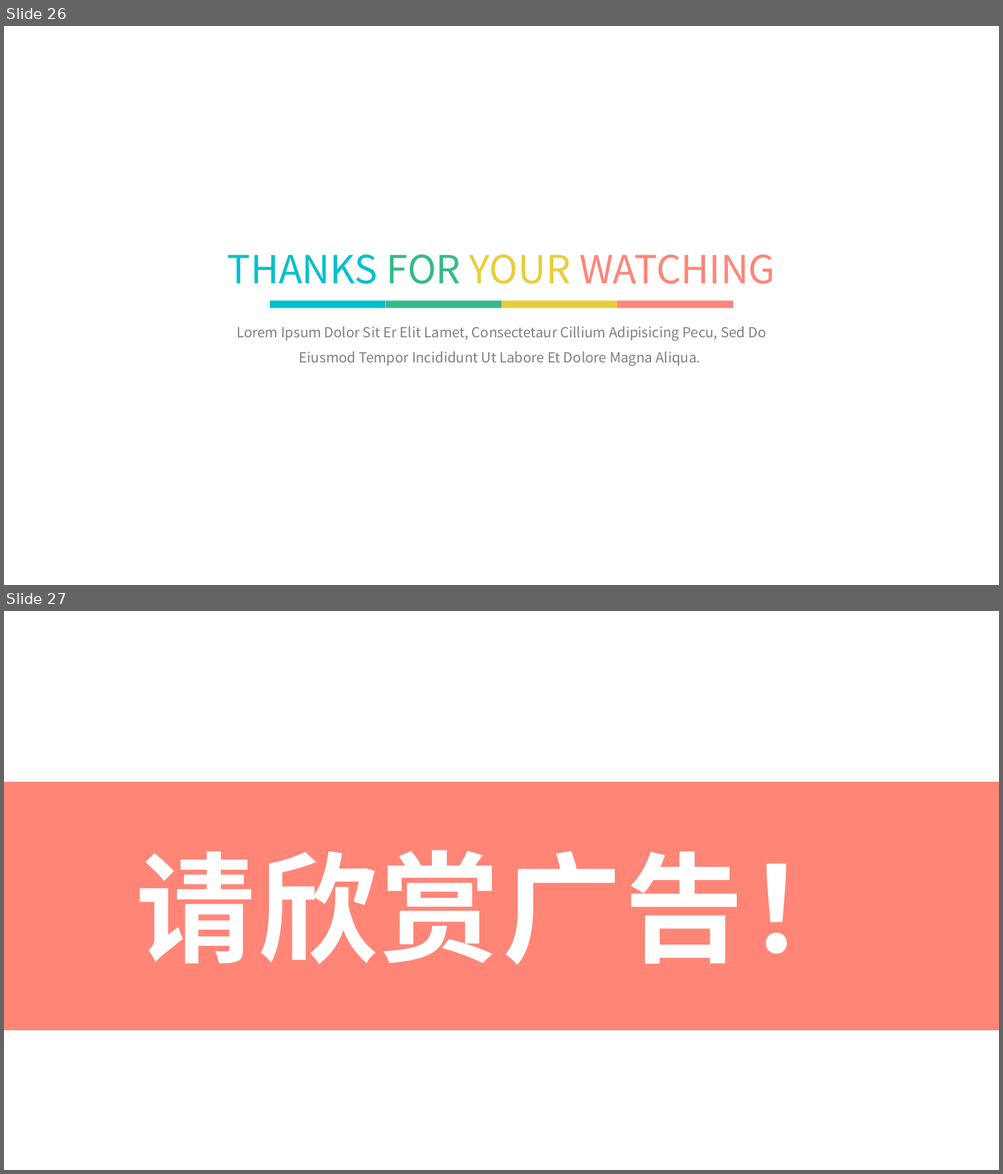
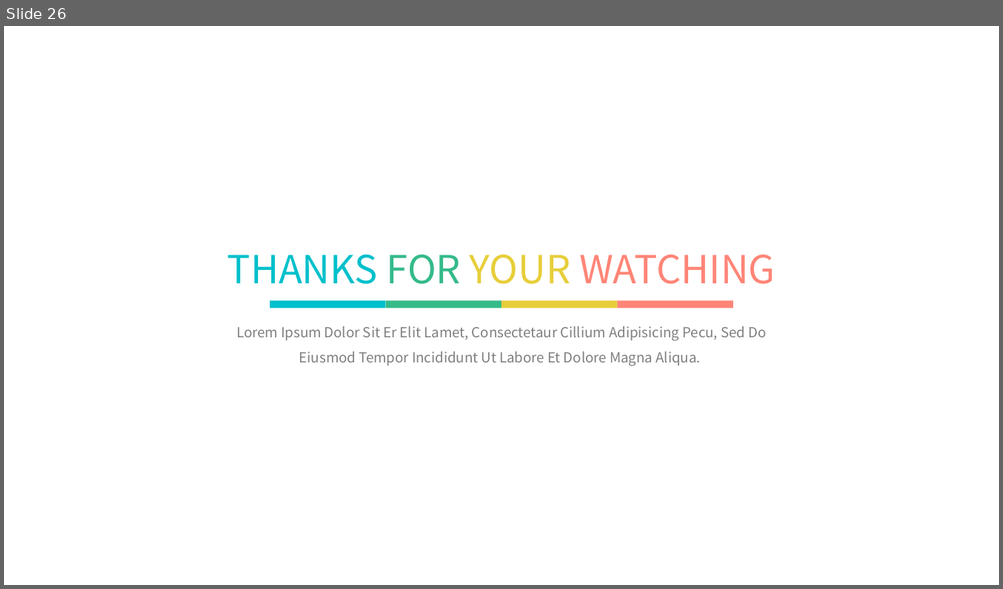
Before and after one commit to hatlonely/hatlonely, a slide deck: resource/ppt模板/五色扁平化激情活力大气商务ppt模板.pptx. Shown one above the other, each under a label of ours: slides 26 and 27 before the commit, slide 26 after it. The pictures are 1003x1174 and 1003x589 pixels, drawn with LibreOffice and Linux fonts; fonts in the diff are those of the drawing. Boxes give left, top, right and bottom in pixels: in the first picture for what was removed or moved away, otherwise in the second. Text is boxed around its words. In the diff, an @@ line names an element or a change of style, - is before the commit and + after.

```diff
--- a/resource/ppt模板/五色扁平化激情活力大气商务ppt模板.pptx
+++ b/resource/ppt模板/五色扁平化激情活力大气商务ppt模板.pptx
@@ slide 27 removed at (x1=4, y1=611, x2=999, y2=1170), background #FFFFFF @@
@@ rectangle removed at (x1=4, y1=782, x2=999, y2=1031) @@
@@ text removed at (x1=136, y1=850, x2=866, y2=965) @@
-请欣赏广告！
```
Also in this commit, not shown: 2 slides changed, 5 other slides removed, 3 other files.
